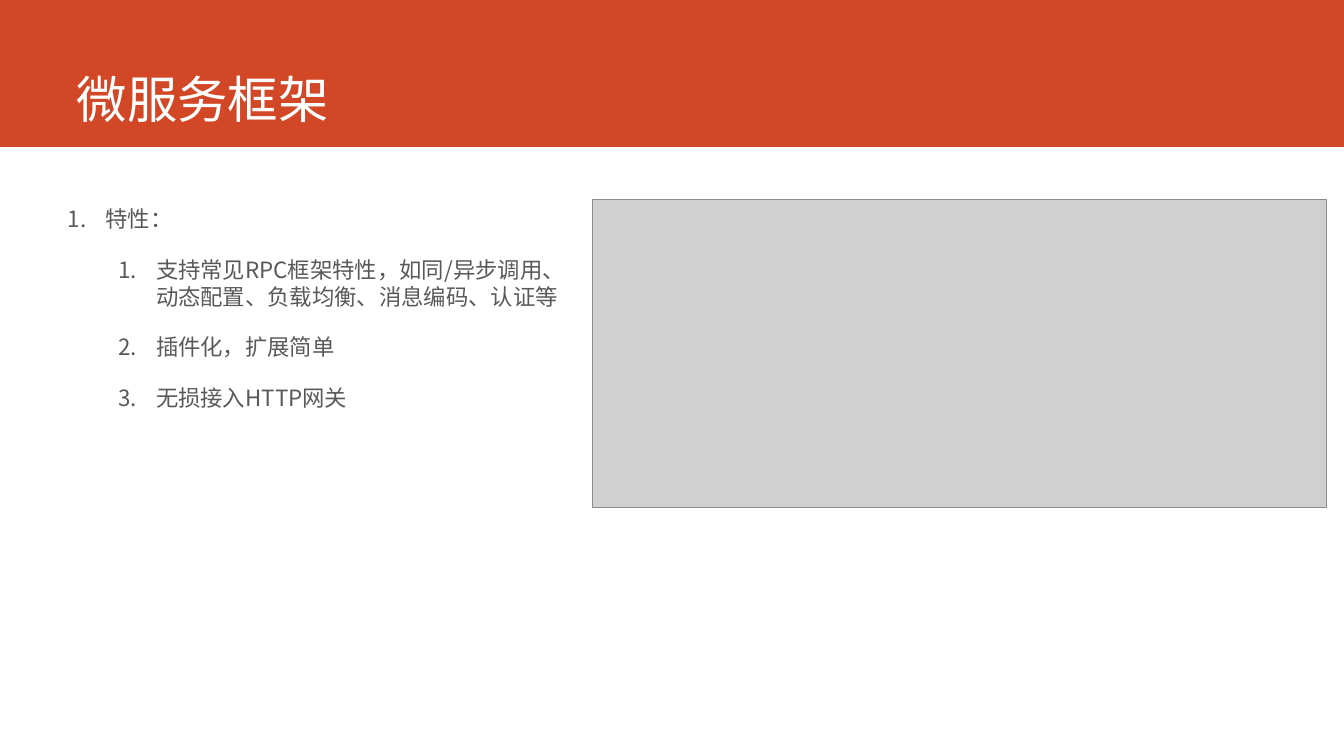
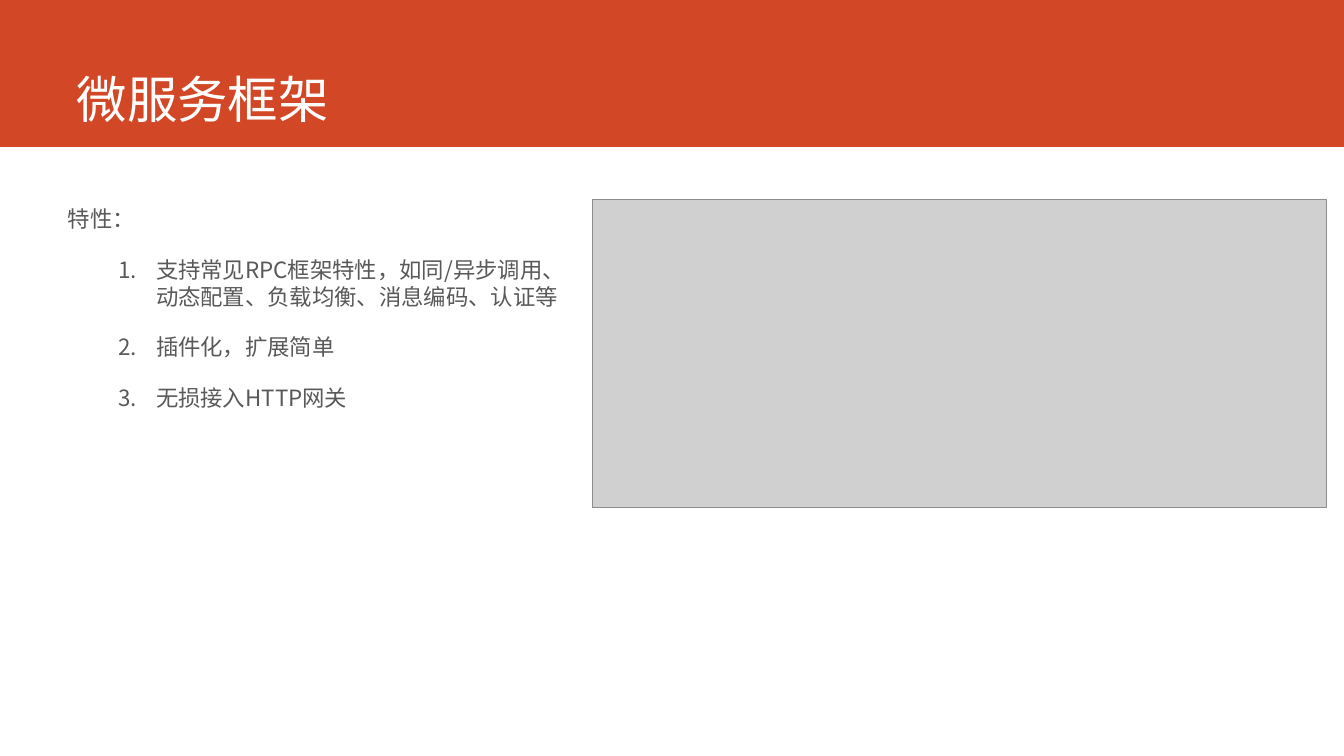
Before and after one commit to printfcoder/printfcoder, a slide deck: slide 8 of job/me/个人介绍.pptx. Drawn at 1344x756 pixels with LibreOffice and Linux fonts; fonts in the diff are those of the drawing; grey boxes stand for pictures. Boxes give left, top, right and bottom in pixels: in the first picture for what was removed or moved away, otherwise in the second. Text is boxed around its words. In the diff, an @@ line names an element or a change of style, - is before the commit and + after.

```diff
--- a/job/me/个人介绍.pptx
+++ b/job/me/个人介绍.pptx
@@ text at bbox=[68, 208, 135, 229]: bullet 1. to none @@
```
Also in this commit, not shown: 2 other slides changed, 1 slide added, 1 other file.
